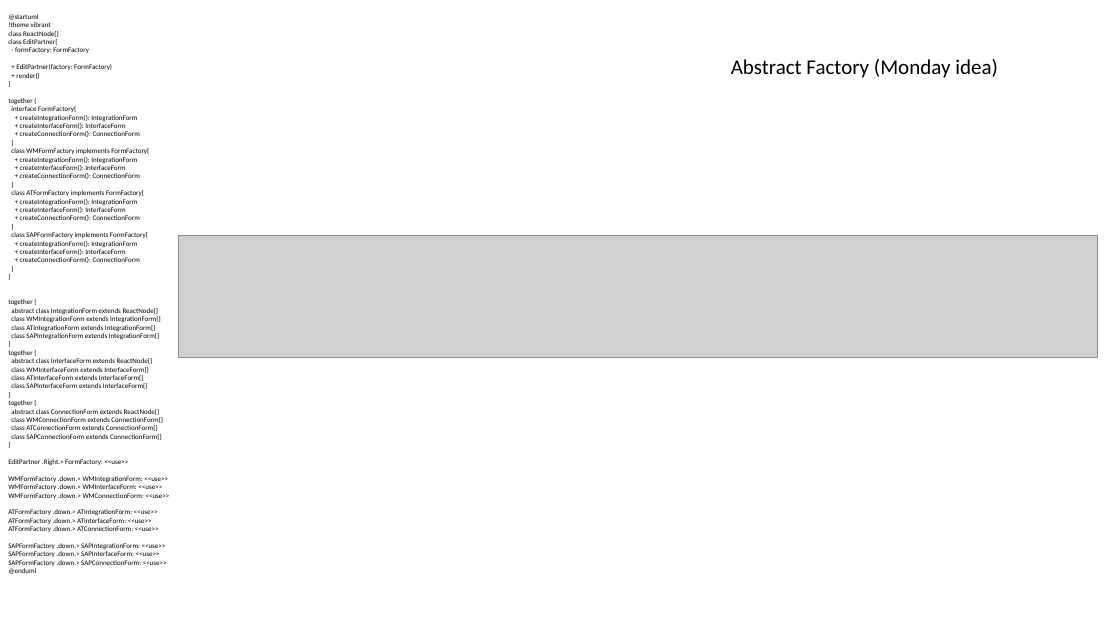
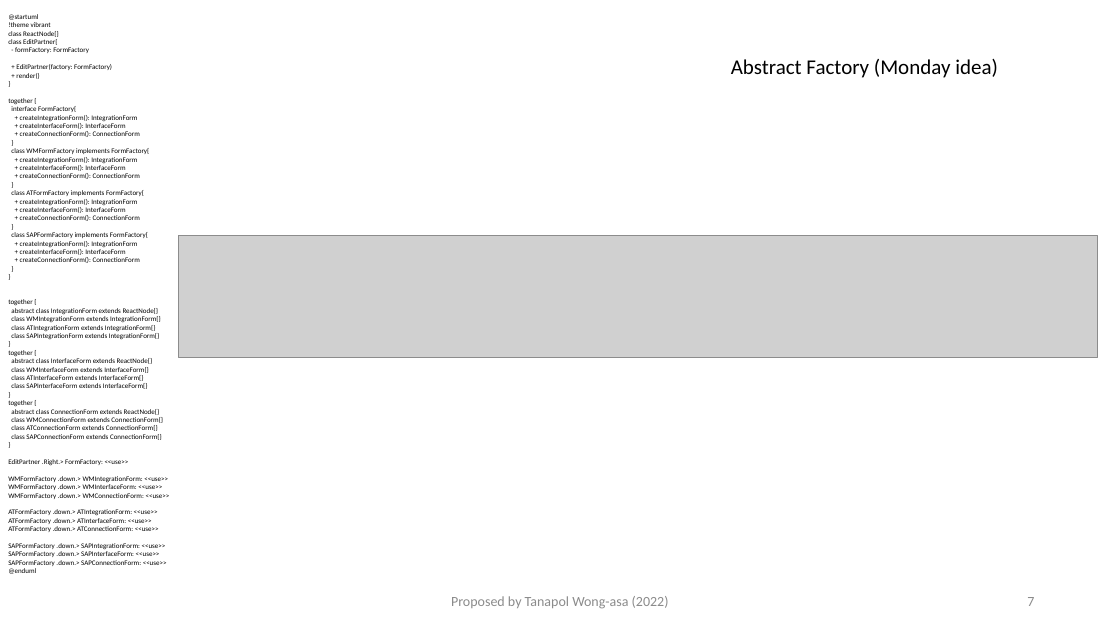
Before and after one commit to TanapolWong-asa/abstract-factory-form, a slide deck: slide 7 of diagrams/NewFormDesign.pptx (slide 3 before the commit). Drawn at 1120x630 pixels with LibreOffice and Linux fonts; fonts in the diff are those of the drawing; grey boxes stand for pictures. Boxes give left, top, right and bottom in pixels: in the first picture for what was removed or moved away, otherwise in the second. Text is boxed around its words. In the diff, an @@ line names an element or a change of style, - is before the commit and + after.

```diff
--- a/diagrams/NewFormDesign.pptx
+++ b/diagrams/NewFormDesign.pptx
@@ text added at [451,596,669,609], 12 pt, text #8C8C8C @@
+Proposed by Tanapol Wong-asa (2022)
@@ page number added at [1027,597,1034,606], 12 pt, text #8C8C8C @@
+7
```
Also in this commit, not shown: 4 other slides changed, 17 slides added, 5 other files.
